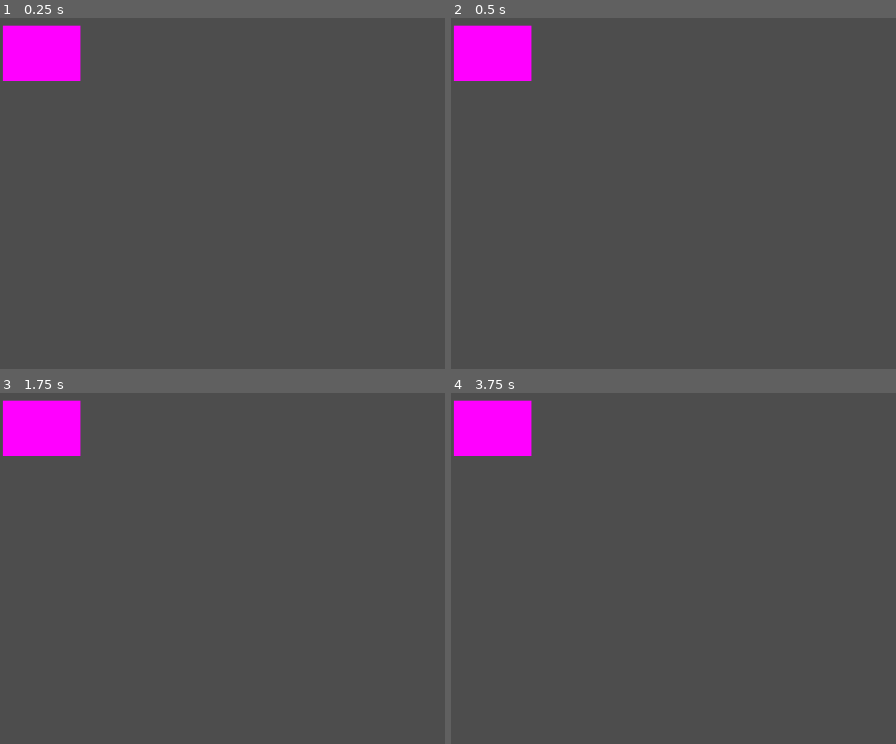
Above: before the commit, frames 1-4 (two rows, left to right).
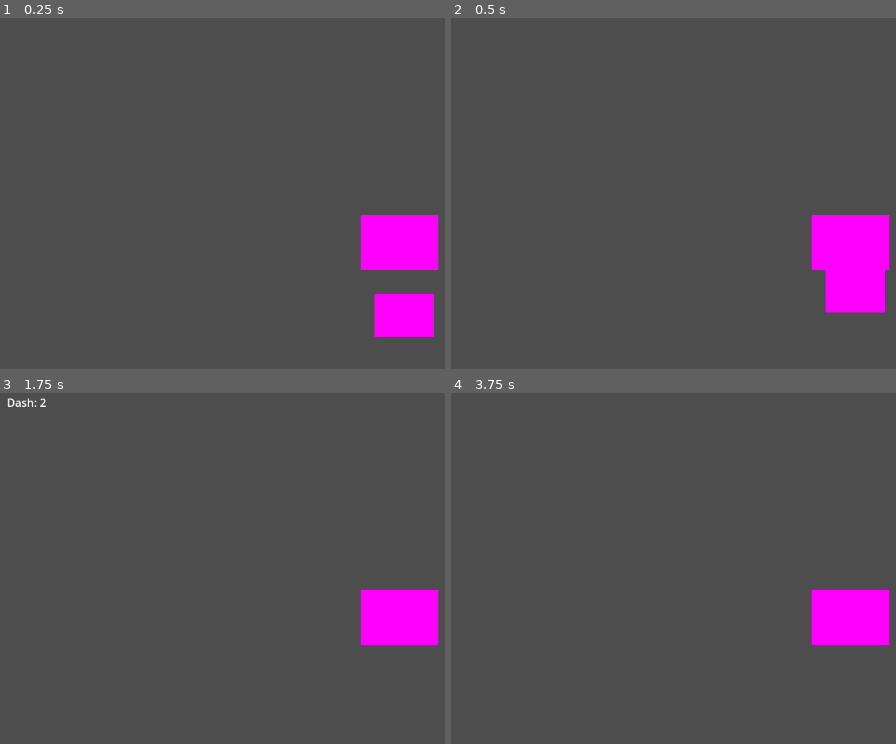
Above: after the commit, the same moments.

Repository: Sheep26/2DMultiplayerShooter
Game: Godot game, scene res://node_2d.tscn
Same seed, same stepped clock (60 frames per second), same inputs: the game is played once before the commit and once after it.
Inputs:
- Up to frame 1 (0.25 s): no input
- Up to frame 2 (0.5 s): no input
- Up to frame 3 (1.75 s): hold Right (right, bound only after the commit) from 0.53 s (still down); tap E (dash, bound only after the commit) at 0.6, 1.55 s; tap W (jump, bound only after the commit) at 0.77, 0.8, 1.07, 1.35, 1.52 s
- Up to frame 4 (3.75 s): tap W (jump, bound only after the commit) at 1.82, 2.3, 3.02, 3.32, 3.6 s; tap Enter at 2, 3.5 s; release Right (right, bound only after the commit) at 2.03 s; hold Left (left, bound only after the commit) 2.03-2.78 s; tap E (dash, bound only after the commit) at 2.1, 2.85 s; tap Space at 2.75 s; hold Right (right, bound only after the commit) from 2.78 s (still down)

The runs differ from the first frame. In frame 1, 7.2% of the frame differs, in the area x 0-99%, y 1-91%; in frame 2, 7.2%; in frame 3, 5.6%; in frame 4, 5.6%.

Commit message:
e

Diff:
--- /dev/null
+++ b/CharacterBody2D.gd
@@ -0,0 +1,60 @@
+extends CharacterBody2D
+
+
+const SPEED = 500.0
+const JUMP_VELOCITY = -475.0
+var jumped = false
+var dashCooldown = 0
+var deltaTime = 1
+var lastTime = Time.get_ticks_msec()
+var moveTime = 1000
+var health = 100
+
+# Get the gravity from the project settings to be synced with RigidBody nodes.
+var gravity = ProjectSettings.get_setting("physics/2d/default_gravity")
+
+func _draw():
+	if dashCooldown > 0:
+		draw_string(Control.new().get_theme_font("Arial"), Vector2(-float(get_window().size.x)/2 + 10, -float(get_window().size.y)/2 + 20), "Dash: " + str(round(float(dashCooldown) / 1000)))
+
+func _process(_delta):
+	queue_redraw()
+
+func _physics_process(delta):
+	# Calculate Deltatime
+	deltaTime = Time.get_ticks_msec() - lastTime
+	# Add the gravity.
+	if not is_on_floor():
+		velocity.y += gravity * delta
+
+	# Handle Jump.
+	if is_on_floor():
+		jumped = false
+
+	if Input.is_action_just_pressed("jump") and ((is_on_floor() or not jumped) or (not is_on_floor() and not jumped)):
+		velocity.y = JUMP_VELOCITY
+		if not is_on_floor():
+			jumped = true
+
+	#The input direction
+	var direction = Input.get_axis("left", "right")
+
+	# Handle movement
+	if direction:
+		velocity.x = direction * SPEED
+	else:
+		velocity.x = move_toward(velocity.x, 0, SPEED)
+
+	# Handle dash
+	if dashCooldown > 0:
+		dashCooldown -= 1 * deltaTime
+
+	if Input.is_action_just_pressed("dash") and dashCooldown <= 0 or moveTime < 100:
+		if moveTime >= 100:
+			moveTime = 0
+		moveTime += 1 * deltaTime
+		velocity.x += direction * 175 * deltaTime
+		dashCooldown = 3000
+
+	move_and_slide()
+	lastTime = Time.get_ticks_msec()
--- a/node_2d.tscn
+++ b/node_2d.tscn
@@ -1,14 +1,22 @@
-[gd_scene load_steps=3 format=3 uid="uid://bbf5a28x61djd"]
+[gd_scene load_steps=6 format=3 uid="uid://bbf5a28x61djd"]
+
+[ext_resource type="Script" path="res://CharacterBody2D.gd" id="1_bgtii"]
 
 [sub_resource type="RectangleShape2D" id="RectangleShape2D_vui4c"]
 size = Vector2(112, 80)
 
 [sub_resource type="PlaceholderTexture2D" id="PlaceholderTexture2D_y5p2n"]
 
+[sub_resource type="RectangleShape2D" id="RectangleShape2D_687w7"]
+size = Vector2(86, 60)
+
+[sub_resource type="PlaceholderTexture2D" id="PlaceholderTexture2D_ynh48"]
+
 [node name="Node2D" type="Node2D"]
 
 [node name="CharacterBody2D" type="CharacterBody2D" parent="."]
-position = Vector2(60, 51)
+position = Vector2(159, 49)
+script = ExtResource("1_bgtii")
 
 [node name="CollisionShape2D" type="CollisionShape2D" parent="CharacterBody2D"]
 shape = SubResource("RectangleShape2D_vui4c")
@@ -17,3 +25,15 @@
 position = Vector2(6.28829e-06, 0)
 scale = Vector2(112, 80)
 texture = SubResource("PlaceholderTexture2D_y5p2n")
+
+[node name="Camera2D" type="Camera2D" parent="CharacterBody2D"]
+
+[node name="StaticBody2D" type="StaticBody2D" parent="."]
+position = Vector2(166, 187)
+
+[node name="CollisionShape2D" type="CollisionShape2D" parent="StaticBody2D"]
+shape = SubResource("RectangleShape2D_687w7")
+
+[node name="Sprite2D" type="Sprite2D" parent="StaticBody2D"]
+scale = Vector2(86, 62)
+texture = SubResource("PlaceholderTexture2D_ynh48")
--- a/project.godot
+++ b/project.godot
@@ -14,3 +14,35 @@
 run/main_scene="res://node_2d.tscn"
 config/features=PackedStringArray("4.1", "Forward Plus")
 config/icon="res://icon.svg"
+
+[input]
+
+jump={
+"deadzone": 0.5,
+"events": [Object(InputEventKey,"resource_local_to_scene":false,"resource_name":"","device":-1,"window_id":0,"alt_pressed":false,"shift_pressed":false,"ctrl_pressed":false,"meta_pressed":false,"pressed":false,"keycode":0,"physical_keycode":87,"key_label":0,"unicode":119,"echo":false,"script":null)
+, Object(InputEventKey,"resource_local_to_scene":false,"resource_name":"","device":-1,"window_id":0,"alt_pressed":false,"shift_pressed":false,"ctrl_pressed":false,"meta_pressed":false,"pressed":false,"keycode":0,"physical_keycode":4194320,"key_label":0,"unicode":0,"echo":false,"script":null)
+, Object(InputEventKey,"resource_local_to_scene":false,"resource_name":"","device":-1,"window_id":0,"alt_pressed":false,"shift_pressed":false,"ctrl_pressed":false,"meta_pressed":false,"pressed":false,"keycode":0,"physical_keycode":32,"key_label":0,"unicode":32,"echo":false,"script":null)
+]
+}
+left={
+"deadzone": 0.5,
+"events": [Object(InputEventKey,"resource_local_to_scene":false,"resource_name":"","device":-1,"window_id":0,"alt_pressed":false,"shift_pressed":false,"ctrl_pressed":false,"meta_pressed":false,"pressed":false,"keycode":0,"physical_keycode":4194319,"key_label":0,"unicode":0,"echo":false,"script":null)
+, Object(InputEventKey,"resource_local_to_scene":false,"resource_name":"","device":-1,"window_id":0,"alt_pressed":false,"shift_pressed":false,"ctrl_pressed":false,"meta_pressed":false,"pressed":false,"keycode":0,"physical_keycode":65,"key_label":0,"unicode":97,"echo":false,"script":null)
+]
+}
+right={
+"deadzone": 0.5,
+"events": [Object(InputEventKey,"resource_local_to_scene":false,"resource_name":"","device":-1,"window_id":0,"alt_pressed":false,"shift_pressed":false,"ctrl_pressed":false,"meta_pressed":false,"pressed":false,"keycode":0,"physical_keycode":4194321,"key_label":0,"unicode":0,"echo":false,"script":null)
+, Object(InputEventKey,"resource_local_to_scene":false,"resource_name":"","device":-1,"window_id":0,"alt_pressed":false,"shift_pressed":false,"ctrl_pressed":false,"meta_pressed":false,"pressed":false,"keycode":0,"physical_keycode":68,"key_label":0,"unicode":100,"echo":false,"script":null)
+]
+}
+dash={
+"deadzone": 0.5,
+"events": [Object(InputEventKey,"resource_local_to_scene":false,"resource_name":"","device":-1,"window_id":0,"alt_pressed":false,"shift_pressed":false,"ctrl_pressed":false,"meta_pressed":false,"pressed":false,"keycode":0,"physical_keycode":69,"key_label":0,"unicode":101,"echo":false,"script":null)
+]
+}
+fire={
+"deadzone": 0.5,
+"events": [Object(InputEventMouseButton,"resource_local_to_scene":false,"resource_name":"","device":-1,"window_id":0,"alt_pressed":false,"shift_pressed":false,"ctrl_pressed":false,"meta_pressed":false,"button_mask":0,"position":Vector2(0, 0),"global_position":Vector2(0, 0),"factor":1.0,"button_index":1,"canceled":false,"pressed":false,"double_click":false,"script":null)
+]
+}
